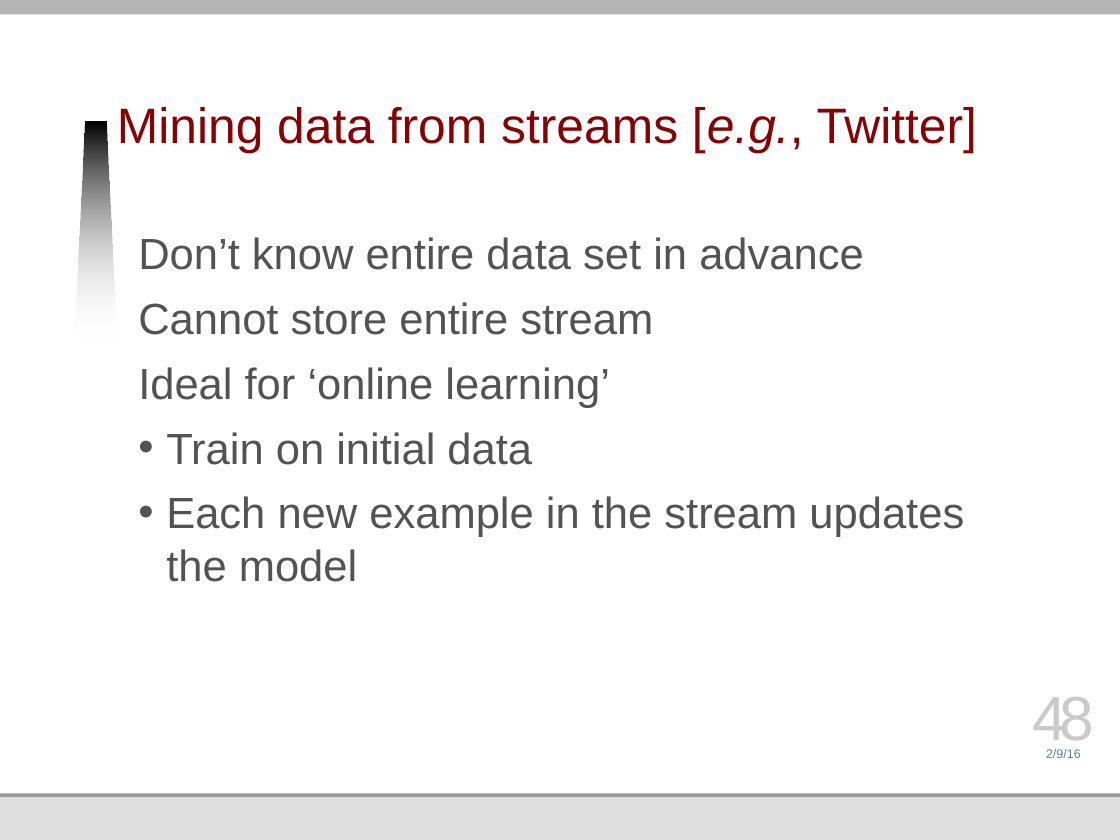
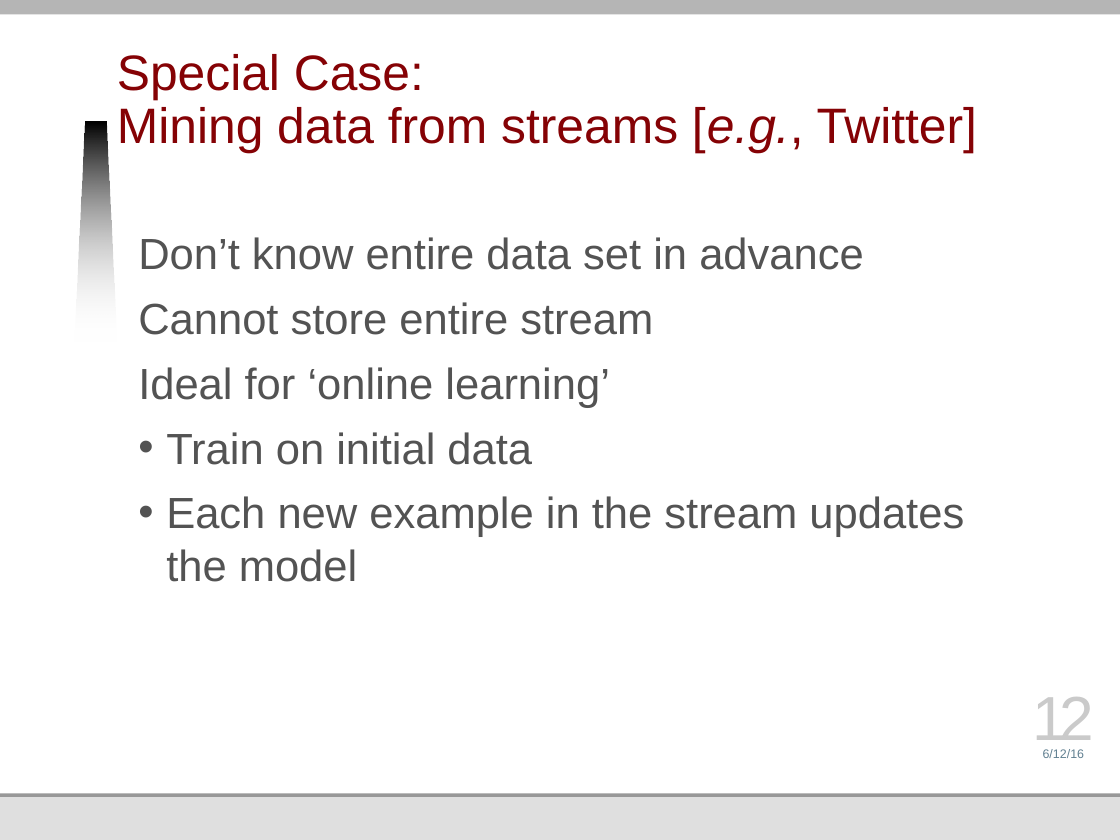
Before and after one commit to jmankoff/data, a slide deck: slide 12 of Lectures/9 Big Data Human.pptx (slide 48 before the commit). Drawn at 1120x840 pixels with LibreOffice and Linux fonts; fonts in the diff are those of the drawing; background and template pictures are left out. Boxes give left, top, right and bottom in pixels: in the first picture for what was removed or moved away, otherwise in the second. Text is boxed around its words. In the diff, an @@ line names an element or a change of style, - is before the commit and + after.

```diff
--- a/Lectures/9 Big Data Human.pptx
+++ b/Lectures/9 Big Data Human.pptx
@@ title at bbox=[117, 54, 977, 154]: text changed @@
-Mining data from streams [e.g., Twitter]
+Special Case:
+Mining data from streams [e.g., Twitter]
@@ page number at bbox=[1033, 697, 1094, 752]: text changed @@
-48
+12
@@ text at bbox=[1043, 749, 1085, 758]: text changed @@
-2/9/16
+6/12/16
```
Also in this commit, not shown: 58 other slides changed, 8 other files.
